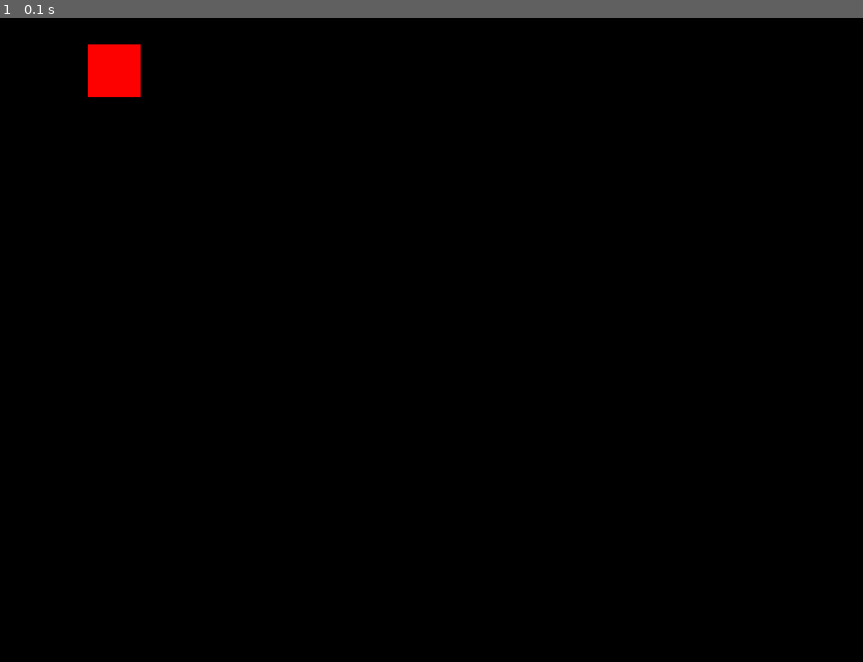
Above: before the commit, frame 1.
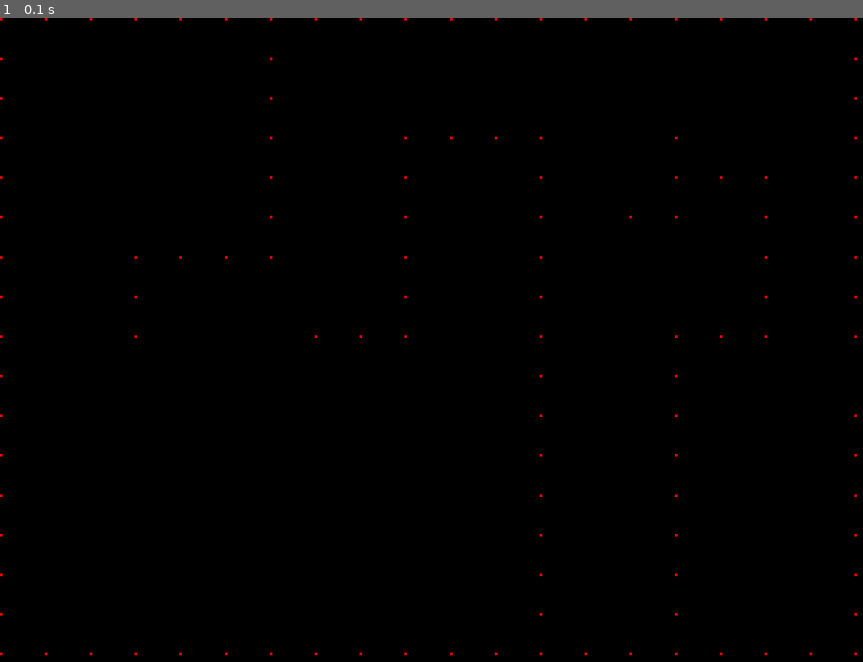
Above: after the commit, the same moment.

Repository: BronzeCrab/pygame-4-youtube
Game: pygame game, started from main.py
The game is run twice, just before and just after one commit, with the same random seed, the same clock (stepped at 60 frames per second) and the same inputs.
Inputs:
- Up to frame 1 (0.1 s): no input

The runs differ from the first frame. In frame 1, 0.8% of the frame differs, in the area x 0-100%, y 0-100%.

Commit message:
display first lvl

Diff:
--- a/game.py
+++ b/game.py
@@ -2,6 +2,7 @@
 
 black = (0, 0, 0)
 red = (255, 0, 0)
+green = (0, 255, 0)
 
 LEVEL_MAPS = [
     "lvl1.txt",
@@ -12,24 +13,23 @@
     def __init__(self) -> None:
         self.size = (1024, 768)
         self._level = 0
+        self.screen = None
 
     def on_init(self) -> None:
         """
         Initialize the game's screen, and begin running the game.
         """
         pygame.init()
-        screen = pygame.display.set_mode(self.size)
-        screen.fill(black)
+        self.screen = pygame.display.set_mode(self.size)
+        self.screen.fill(black)
         pygame.display.update()
         pygame.display.set_caption("Hello World")
         while True:
             for event in pygame.event.get():
                 if event.type == pygame.QUIT:
-                    print(self.setup_current_level())
                     pygame.quit()
                     exit()
-            pygame.draw.rect(screen, red, pygame.Rect(100, 30, 60, 60))
-            pygame.display.update()
+            self.setup_current_level()
 
     def load_map(self, filename: str) -> list[list[str]]:
         """
@@ -40,6 +40,25 @@
             map_data = [line.split() for line in f]
         return map_data
 
+    def setup_first_lvl(self, data: list[list[str]]):
+        """
+        Drawing first level of the game.
+        """
+        row_range = len(data)
+        col_range = len(data[0])
+        for row_ind in range(row_range):
+            for col_ind in range(col_range):
+                key = data[row_ind][col_ind]
+                if key == "X":
+                    row_frac = row_ind / row_range
+                    col_frac = col_ind / col_range
+                    rect_x_cord = col_frac * self.size[0]
+                    rect_y_cord = row_frac * self.size[1]
+                    pygame.draw.rect(
+                        self.screen, red, pygame.Rect(rect_x_cord, rect_y_cord, 3, 3)
+                    )
+        pygame.display.update()
+
     def setup_current_level(self):
         """
         Set up the current level of the game.
@@ -48,4 +67,4 @@
         data = self.load_map("./lvl_data/" + LEVEL_MAPS[self._level])
 
         if self._level == 0:
-            print(data)
+            self.setup_first_lvl(data)
Not shown, added: readme.md
